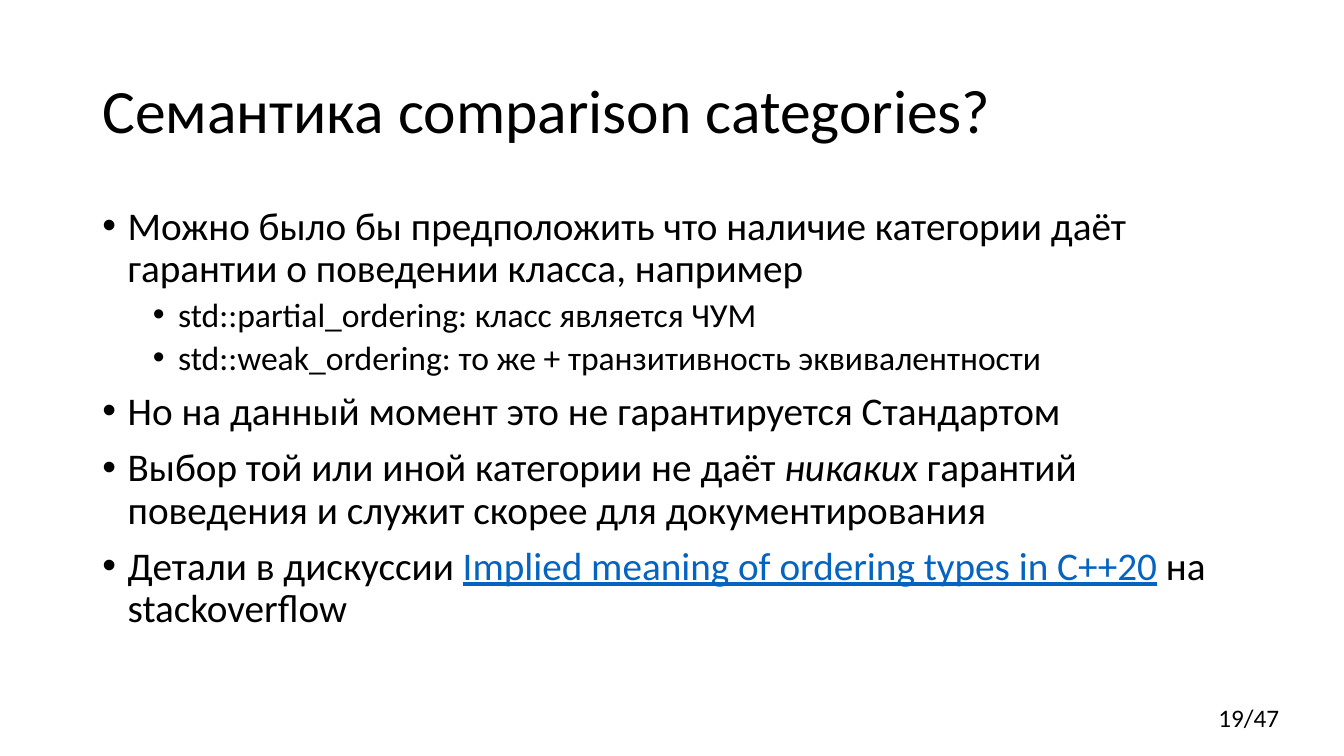
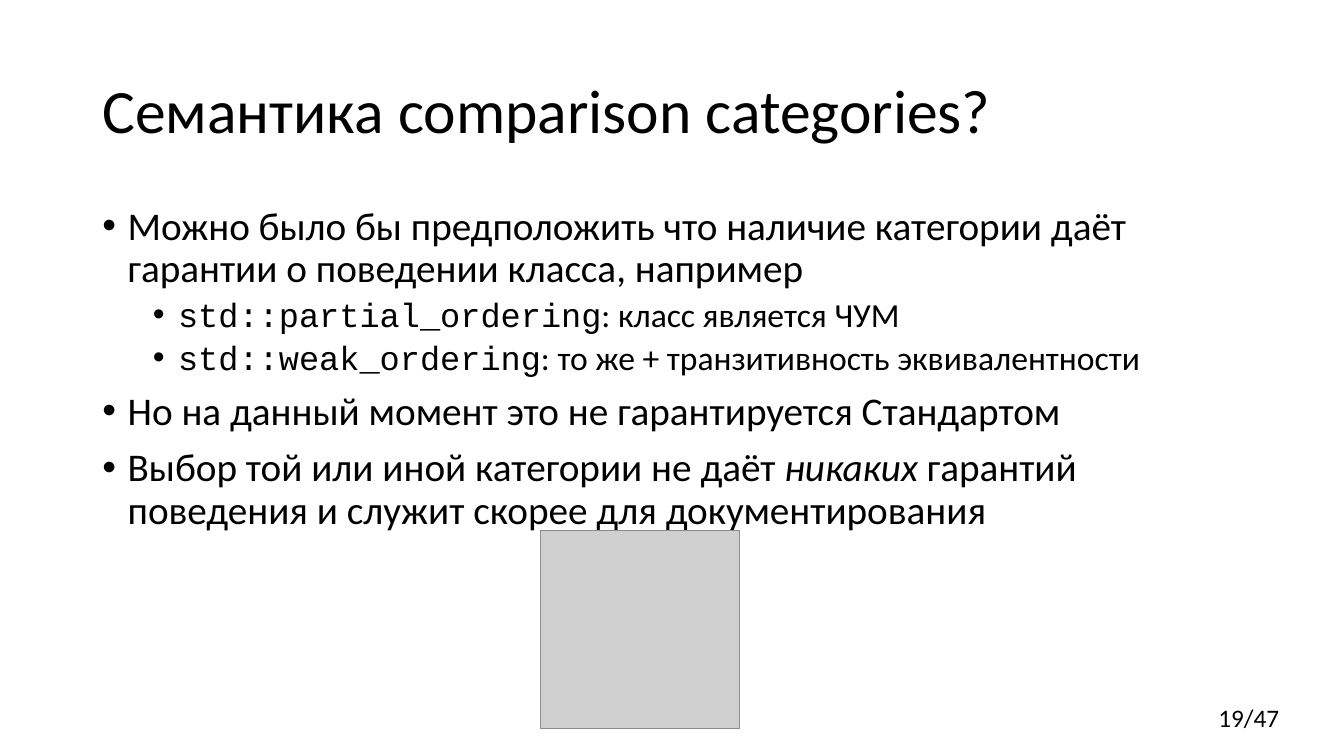
Before and after one commit to yugr/CppRussia, a slide deck: slide 19 of 2023/RU.pptx. Drawn at 1344x756 pixels with LibreOffice and Linux fonts; fonts in the diff are those of the drawing; grey boxes stand for pictures. Boxes give left, top, right and bottom in pixels: in the first picture for what was removed or moved away, otherwise in the second. Text is boxed around its words. In the diff, an @@ line names an element or a change of style, - is before the commit and + after.

```diff
--- a/2023/RU.pptx
+++ b/2023/RU.pptx
@@ text at [178,302,1140,377]: font Calibri to Courier New in "std::partial_ordering:", "std::weak_ordering:" @@
@@ picture added at [541,530,740,729] @@
@@ text at [128,552,1206,623]: paragraph removed @@
-• Детали в дискуссии Implied meaning of ordering types in C++20 на stackoverflow
```
Also in this commit, not shown: 17 other slides changed, 3 slides added.
